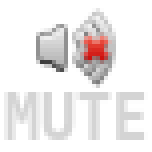
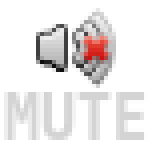
Comparing the layer stacks of the two 152×152 images. Changes:
added layer "Low" above "Medium" over [36, 16, 100, 80]
added layer "Medium" above "Zero" over [36, 16, 100, 80]
added layer "Zero" over [36, 16, 100, 80]
